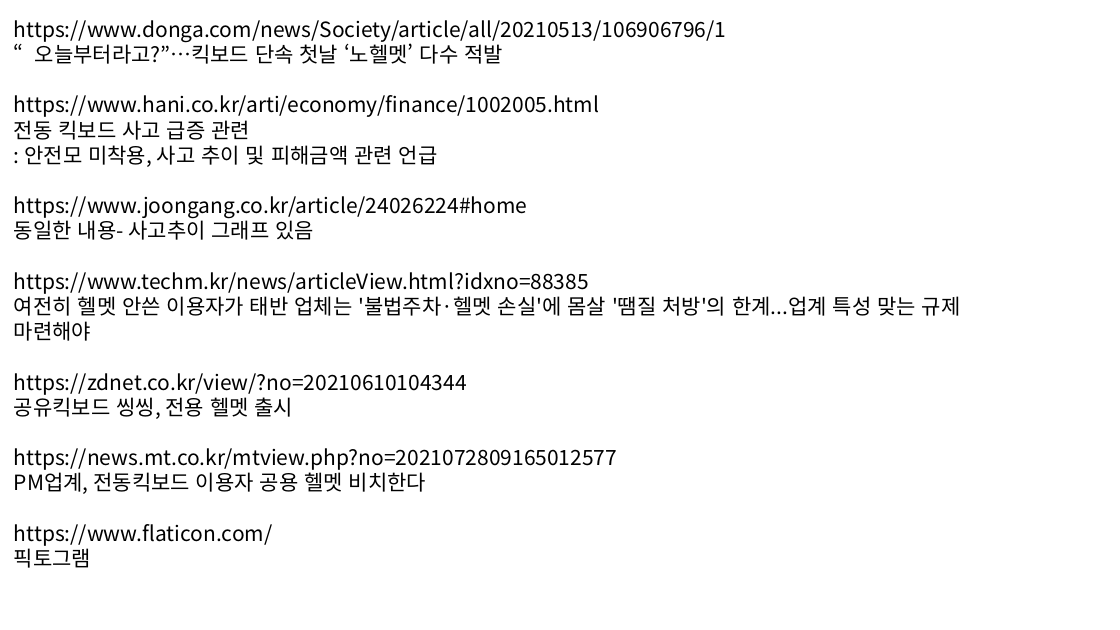
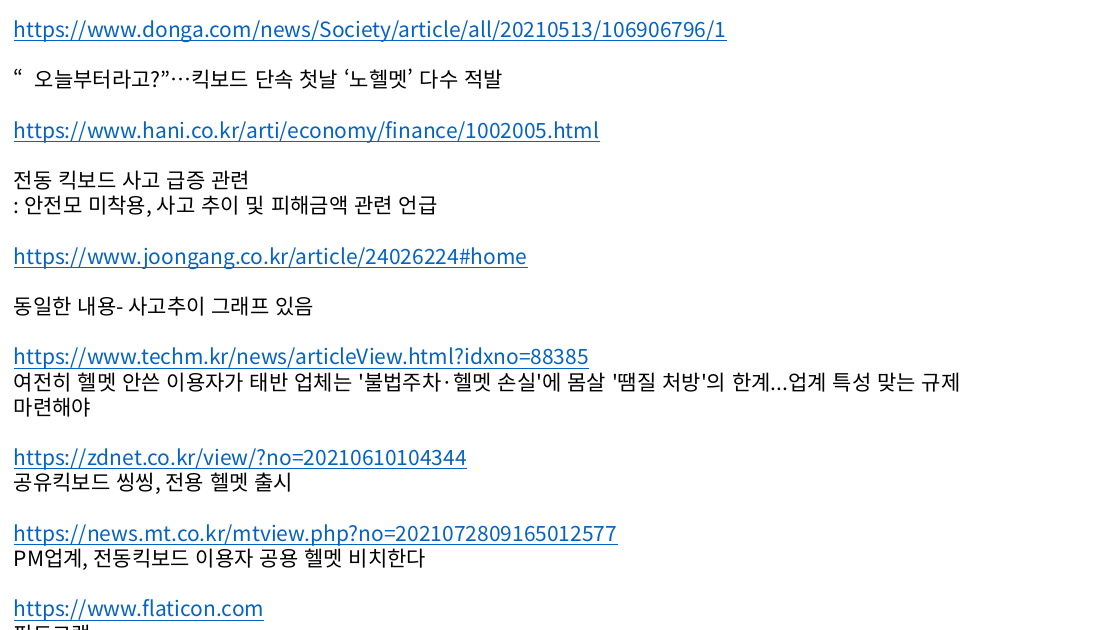
Before and after one commit to bumiilove/2021_embedded_system_201720941_, a slide deck: slide 4 of 최종설계프로젝트/발표자료 셋업/server matrix control.pptx. Drawn at 1120x630 pixels with LibreOffice and Linux fonts; fonts in the diff are those of the drawing. Boxes give left, top, right and bottom in pixels: in the first picture for what was removed or moved away, otherwise in the second. Text is boxed around its words. In the diff, an @@ line names an element or a change of style, - is before the commit and + after.

Commit message:
발표자료 앞부분 추가

```diff
--- a/최종설계프로젝트/발표자료 셋업/server matrix control.pptx
+++ b/최종설계프로젝트/발표자료 셋업/server matrix control.pptx
@@ text at (x1=14, y1=20, x2=727, y2=269): text colour #000000 to #0563C1, underline on in "https://www.donga.com/news/Society/article/all/20210513/1069 ...", "https://www.hani.co.kr/arti/economy/finance/1002005.html", "https://www.joongang.co.kr/article/24026224#home" @@
@@ text at (x1=14, y1=347, x2=961, y2=621): text changed; text colour #000000 to #0563C1 @@
-https://www.techm.kr/news/articleView.html?idxno=88385
-여전히 헬멧 안쓴 이용자가 태반 업체는 '불법주차·헬멧 손실'에 몸살 '땜질 처방'의 한계...업계 특성 맞는 규제 마련해야
-https://zdnet.co.kr/view/?no=20210610104344
-공유킥보드 씽씽, 전용 헬멧 출시
-https://news.mt.co.kr/mtview.php?no=2021072809165012577
-PM업계, 전동킥보드 이용자 공용 헬멧 비치한다
-https://www.flaticon.com/
-픽토그램
+https://www.techm.kr/news/articleView.html?idxno=88385
+여전히 헬멧 안쓴 이용자가 태반 업체는 '불법주차·헬멧 손실'에 몸살 '땜질 처방'의 한계...업계 특성 맞는 규제 마련해야
+https://zdnet.co.kr/view/?no=20210610104344
+공유킥보드 씽씽, 전용 헬멧 출시
+https://news.mt.co.kr/mtview.php?no=2021072809165012577
+PM업계, 전동킥보드 이용자 공용 헬멧 비치한다
+https://www.flaticon.com
+픽토그램
```
